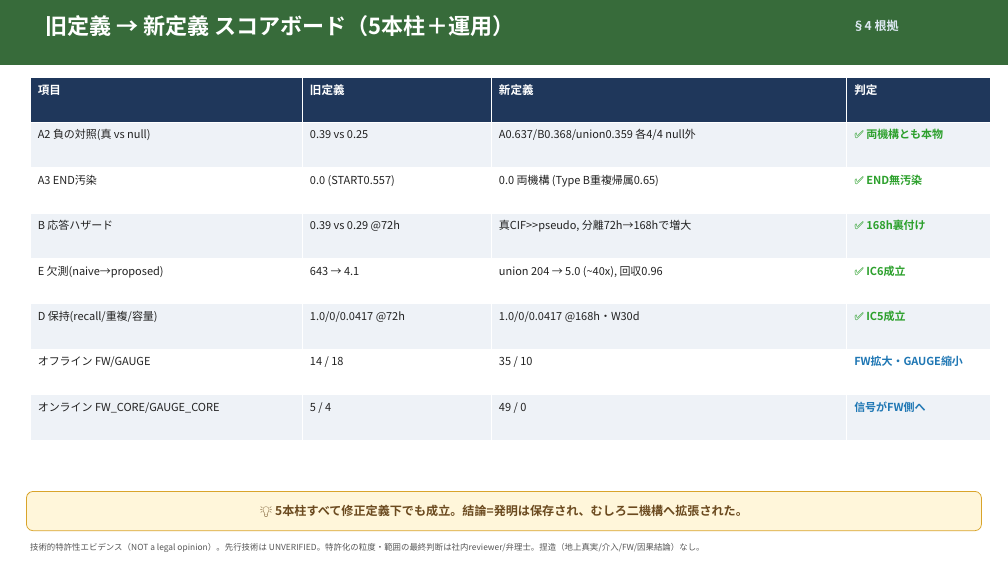
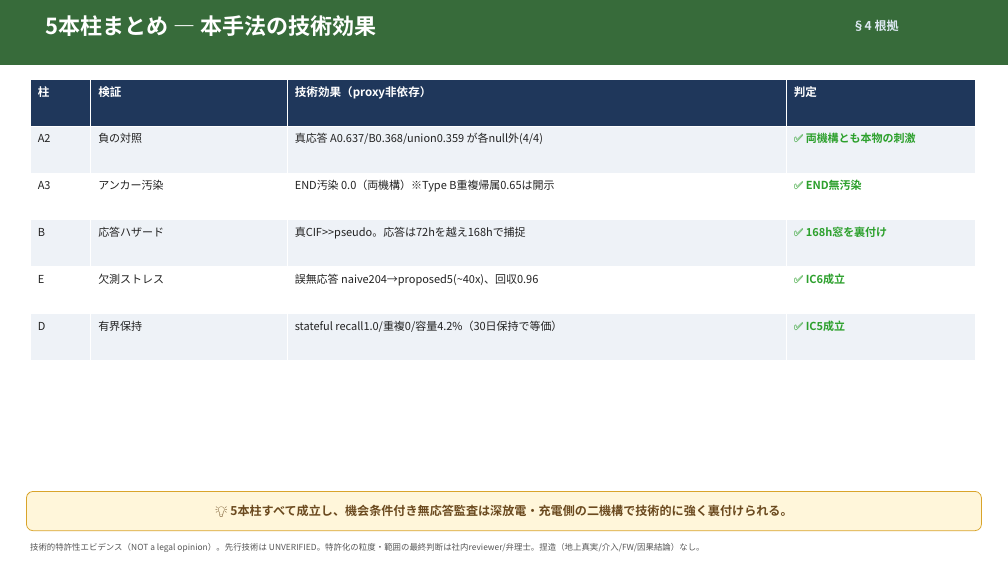
Before and after one commit to naja-hubble/battery-usage-ai, a slide deck: slide 27 of data/reports/fcc_patent_summary_slides_v5_od2.pptx (slide 24 before the commit). Drawn at 1008x567 pixels with LibreOffice and Linux fonts; fonts in the diff are those of the drawing. Boxes give left, top, right and bottom in pixels: in the first picture for what was removed or moved away, otherwise in the second. Text is boxed around its words. In the diff, an @@ line names an element or a change of style, - is before the commit and + after.

```diff
--- a/data/reports/fcc_patent_summary_slides_v5_od2.pptx
+++ b/data/reports/fcc_patent_summary_slides_v5_od2.pptx
@@ text at [45, 15, 377, 36]: text changed @@
-旧定義 → 新定義 スコアボード（5本柱＋運用）
+5本柱まとめ — 本手法の技術効果
@@ table at [30, 79, 975, 361] @@
-row 1: 項目 | 旧定義 | 新定義 | 判定
-row 2: A2 負の対照(真 vs null) | 0.39 vs 0.25 | A0.637/B0.368/union0.359 各4/4 null外 | ✅ 両機構とも本物
-row 3: A3 END汚染 | 0.0 (START0.557) | 0.0 両機構 (Type B重複帰属0.65) | ✅ END無汚染
-row 4: B 応答ハザード | 0.39 vs 0.29 @72h | 真CIF>>pseudo, 分離72h→168hで増大 | ✅ 168h裏付け
-row 5: E 欠測(naive→proposed) | 643 → 4.1 | union 204 → 5.0 (~40x), 回収0.96 | ✅ IC6成立
-row 6: D 保持(recall/重複/容量) | 1.0/0/0.0417 @72h | 1.0/0/0.0417 @168h・W30d | ✅ IC5成立
-row 7: オフライン FW/GAUGE | 14 / 18 | 35 / 10 | FW拡大・GAUGE縮小
-row 8: オンライン FW_CORE/GAUGE_CORE | 5 / 4 | 49 / 0 | 信号がFW側へ
+row 1: 柱 | 検証 | 技術効果（proxy非依存） | 判定
+row 2: A2 | 負の対照 | 真応答 A0.637/B0.368/union0.359 が各null外(4/4) | ✅ 両機構とも本物の刺激
+row 3: A3 | アンカー汚染 | END汚染 0.0（両機構）※Type B重複帰属0.65は開示 | ✅ END無汚染
+row 4: B | 応答ハザード | 真CIF>>pseudo。応答は72hを越え168hで捕捉 | ✅ 168h窓を裏付け
+row 5: E | 欠測ストレス | 誤無応答 naive204→proposed5(~40x)、回収0.96 | ✅ IC6成立
+row 6: D | 有界保持 | stateful recall1.0/重複0/容量4.2%（30日保持で等価） | ✅ IC5成立
@@ table: place and size @@
-table at [30, 77, 991, 440]
+table at [30, 79, 975, 361]
@@ text in rounded rectangle at [238, 504, 793, 516]: text changed @@
-💡 5本柱すべて修正定義下でも成立。結論=発明は保存され、むしろ二機構へ拡張された。
+💡 5本柱すべて成立し、機会条件付き無応答監査は深放電・充電側の二機構で技術的に強く裏付けられる。
```
Also in this commit, not shown: 26 other slides changed, 6 slides added, 12 other files.
